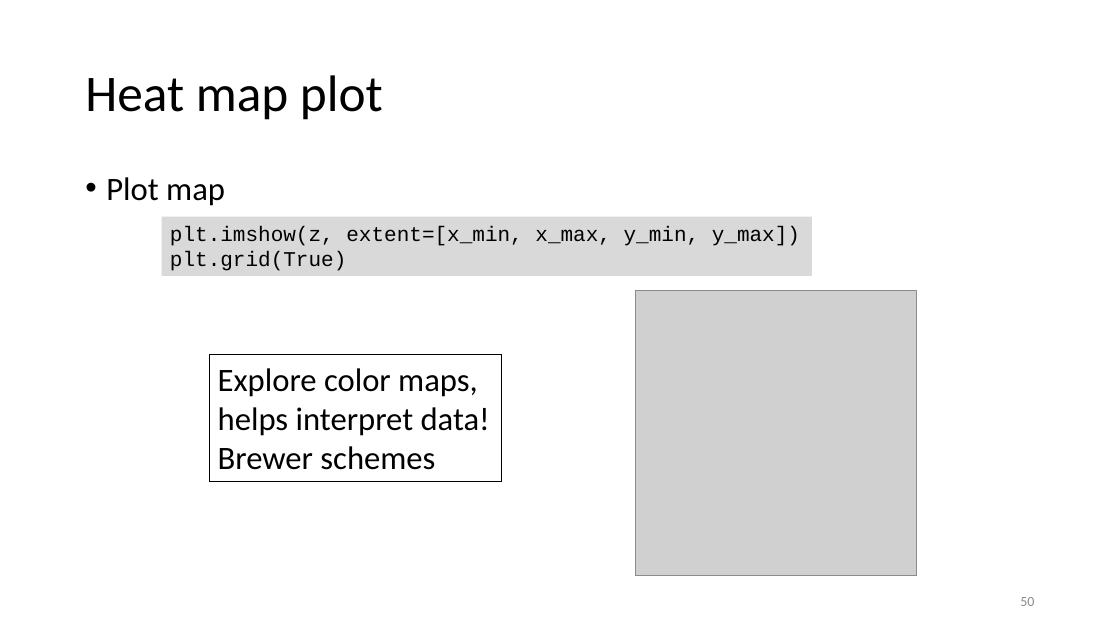
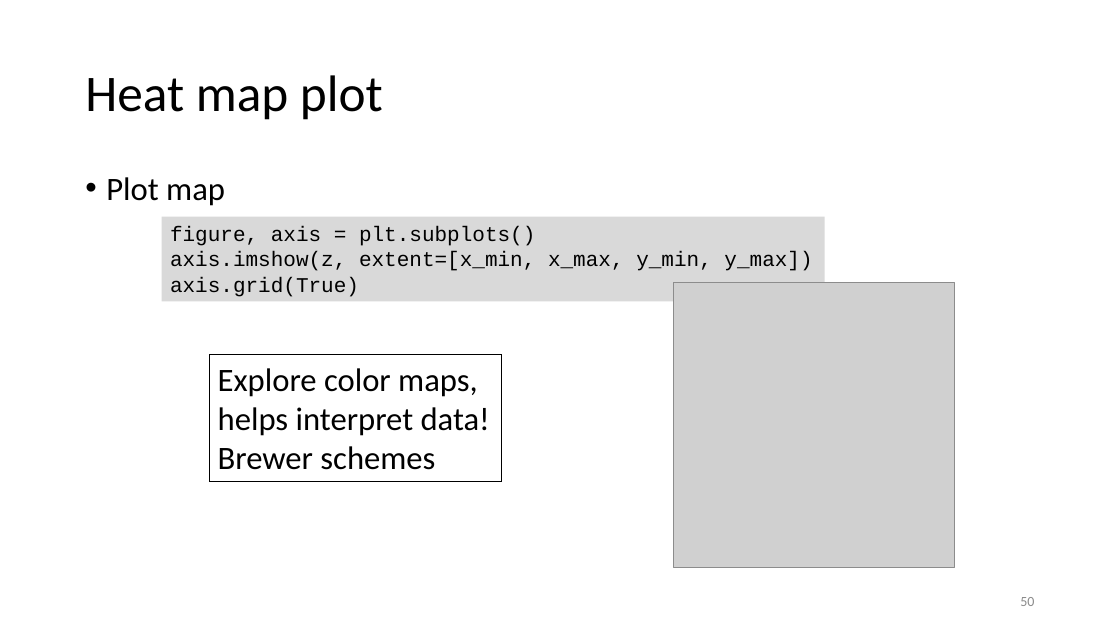
Before and after one commit to gjbex/Scientific-Python, a slide deck: slide 50 of scientific_python.pptx. Drawn at 1120x630 pixels with LibreOffice and Linux fonts; fonts in the diff are those of the drawing; grey boxes stand for pictures. Boxes give left, top, right and bottom in pixels: in the first picture for what was removed or moved away, otherwise in the second. Text is boxed around its words. In the diff, an @@ line names an element or a change of style, - is before the commit and + after.

```diff
--- a/scientific_python.pptx
+++ b/scientific_python.pptx
@@ rectangle "figure, axis = plt.subplots()": place and size @@
-rectangle "figure, axis = plt.subplots()" at [162,217,812,276]
+rectangle "figure, axis = plt.subplots()" at [162,217,825,302]
@@ text in rectangle at [170,226,812,297]: text changed @@
-plt.imshow(z, extent=[x_min, x_max, y_min, y_max])
-plt.grid(True)
+figure, axis = plt.subplots()
+axis.imshow(z, extent=[x_min, x_max, y_min, y_max])
+axis.grid(True)
@@ picture: place and size @@
-picture at [636,291,918,576]
+picture at [673,282,954,567]
```
Also in this commit, not shown: 5 other slides changed, 9 other files.
